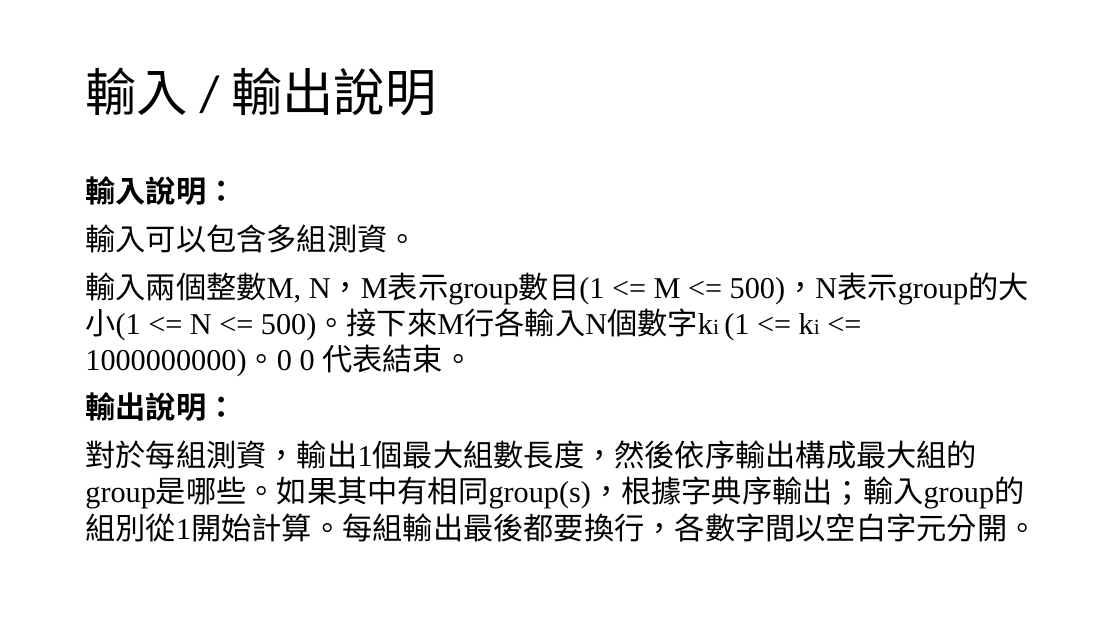
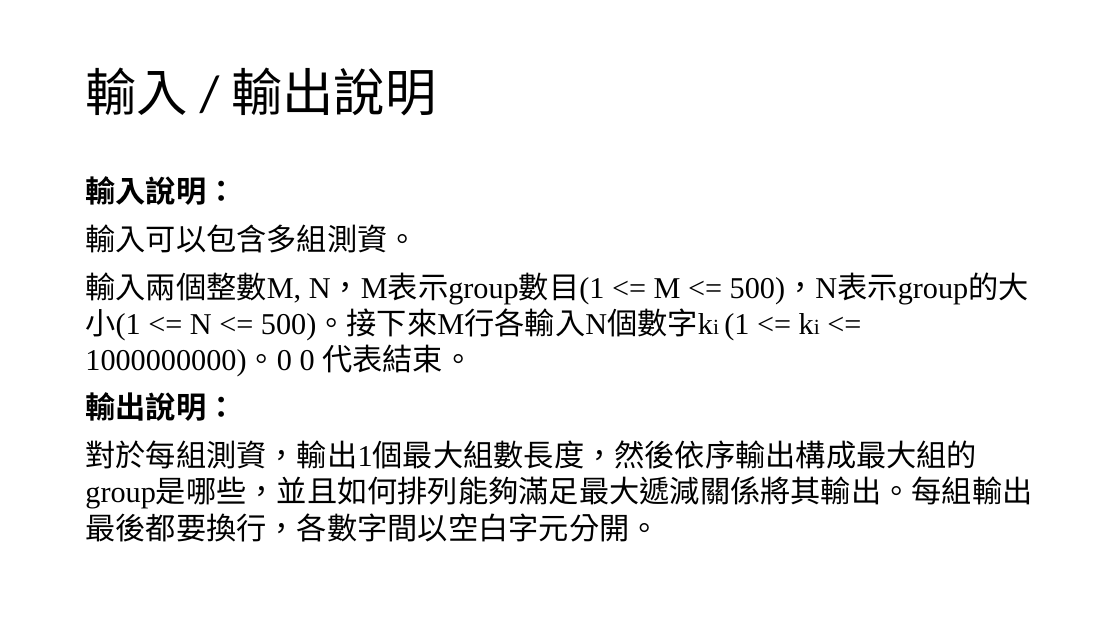
Before and after one commit to louisfghbvc/GenericProgrammingSTL, a slide deck: slide 3 of HW4 應用程式設計/說明.pptx. Drawn at 1120x630 pixels with LibreOffice and Linux fonts; fonts in the diff are those of the drawing. Boxes give left, top, right and bottom in pixels: in the first picture for what was removed or moved away, otherwise in the second. Text is boxed around its words. In the diff, an @@ line names an element or a change of style, - is before the commit and + after.

Commit message:
更新作業四輸出

```diff
--- a/HW4 應用程式設計/說明.pptx
+++ b/HW4 應用程式設計/說明.pptx
@@ text at bbox=[85, 440, 1032, 542]: text changed @@
-對於每組測資，輸出1個最大組數長度，然後依序輸出構成最大組的group是哪些。如果其中有相同group(s)，根據字典序輸出；輸入group的組別從1開始計算。每組輸出最後都要換行，各數字間以空白字元分開。
+對於每組測資，輸出1個最大組數長度，然後依序輸出構成最大組的group是哪些，並且如何排列能夠滿足最大遞減關係將其輸出。每組輸出最後都要換行，各數字間以空白字元分開。
```
Also in this commit, not shown: 2 other slides changed, 7 other files.
